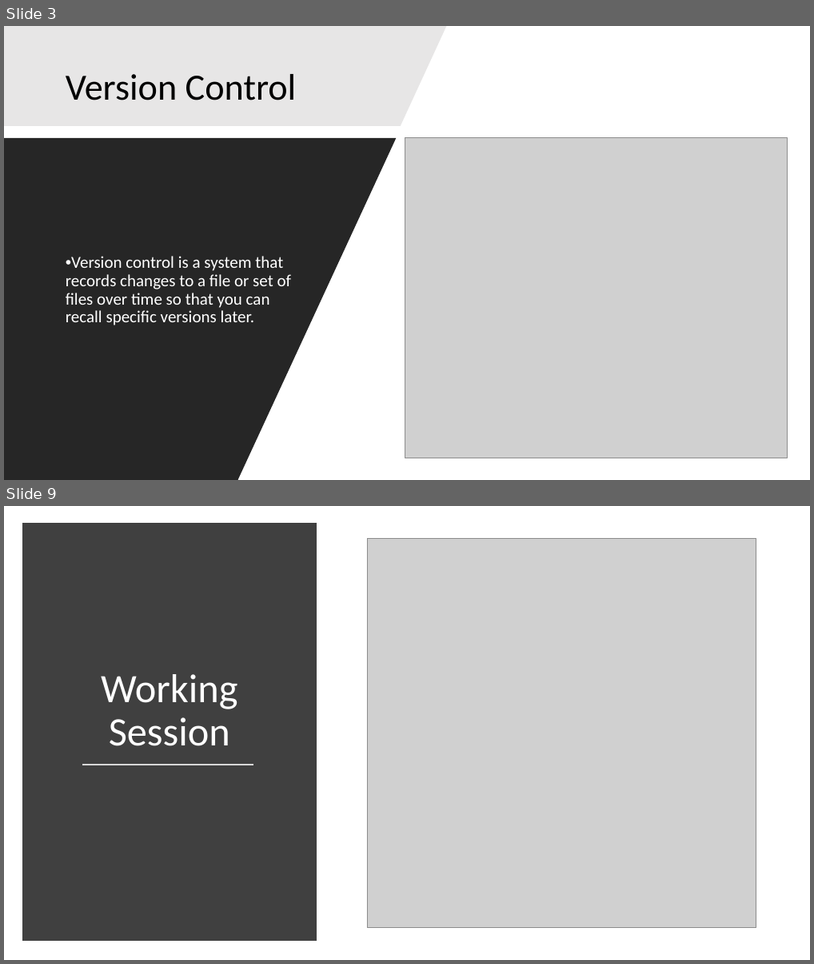
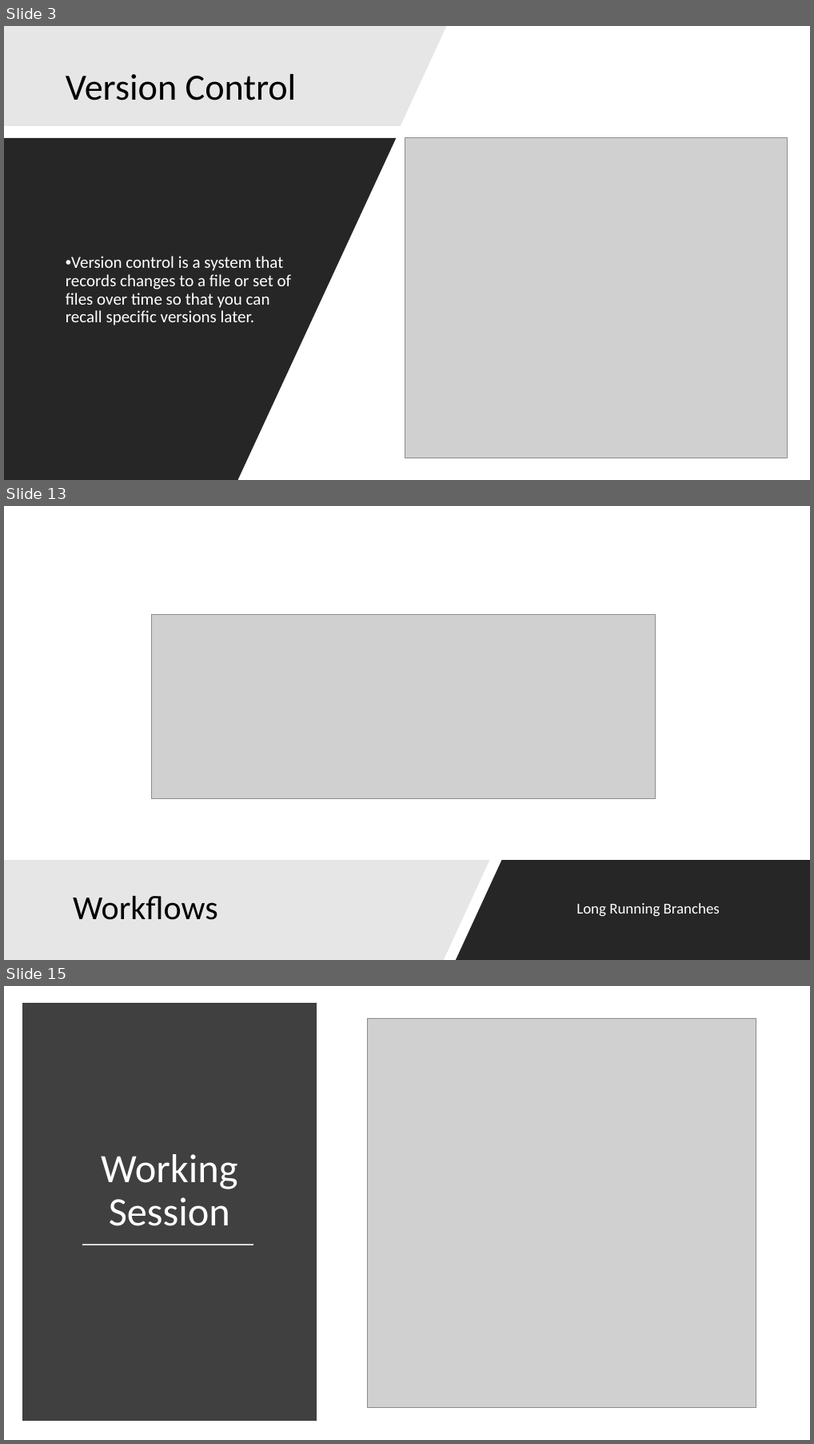
Before and after one commit to niravsh/ptg-gitsession-2017, a slide deck: PennTechnoGrads.pptx. Shown one above the other, each under a label of ours: slides 3 and 9 before the commit, slides 3, 13 and 15 after it; the slides between them are not shown. The pictures are 814x964 and 814x1444 pixels, drawn with LibreOffice and Linux fonts; fonts in the diff are those of the drawing; grey boxes stand for pictures. Boxes give left, top, right and bottom in pixels: in the first picture for what was removed or moved away, otherwise in the second. Text is boxed around its words. In the diff, an @@ line names an element or a change of style, - is before the commit and + after.

```diff
--- a/PennTechnoGrads.pptx
+++ b/PennTechnoGrads.pptx
@@ slide 13 added at [4,506,810,960], background #FFFFFF @@
@@ picture added at [152,615,655,799] @@
@@ freeform shape added at [4,860,490,960], fill #E7E6E6 @@
@@ freeform shape added at [456,860,810,960], fill #000000 at 85% opacity @@
@@ title added at [73,896,218,920], 40 pt, text #000000 @@
+Workflows
@@ text added at [577,903,720,916], 18 pt, text #FFFFFF @@
+Long Running Branches
@@ what was slide 9 is now slide 15 @@
```
Also in this commit, not shown: 6 slides changed, 8 other slides added, 1 slide removed.
